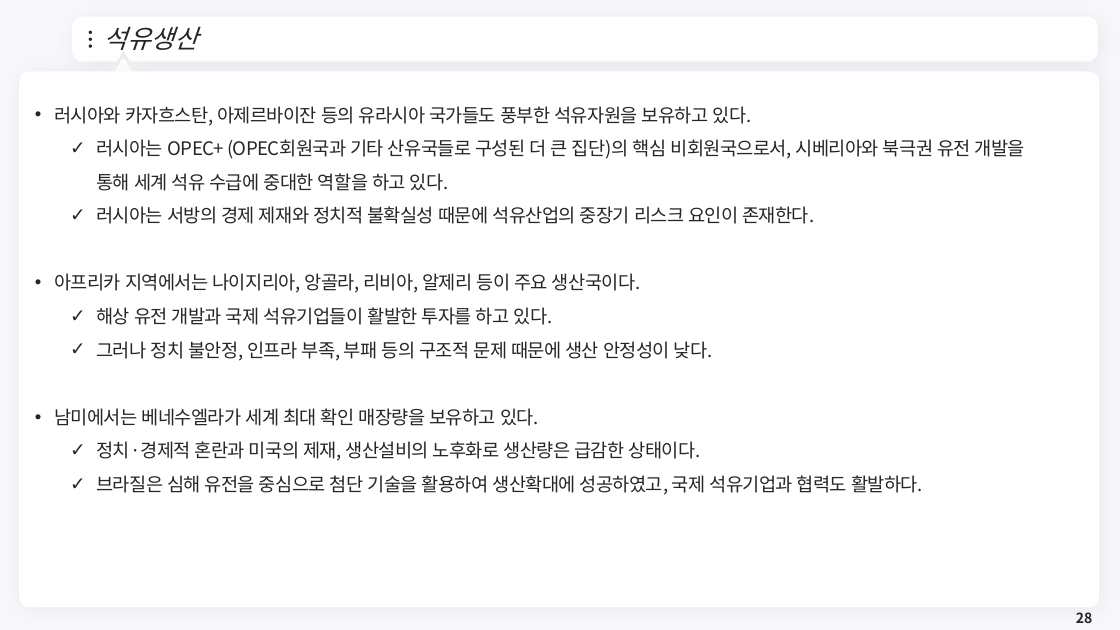
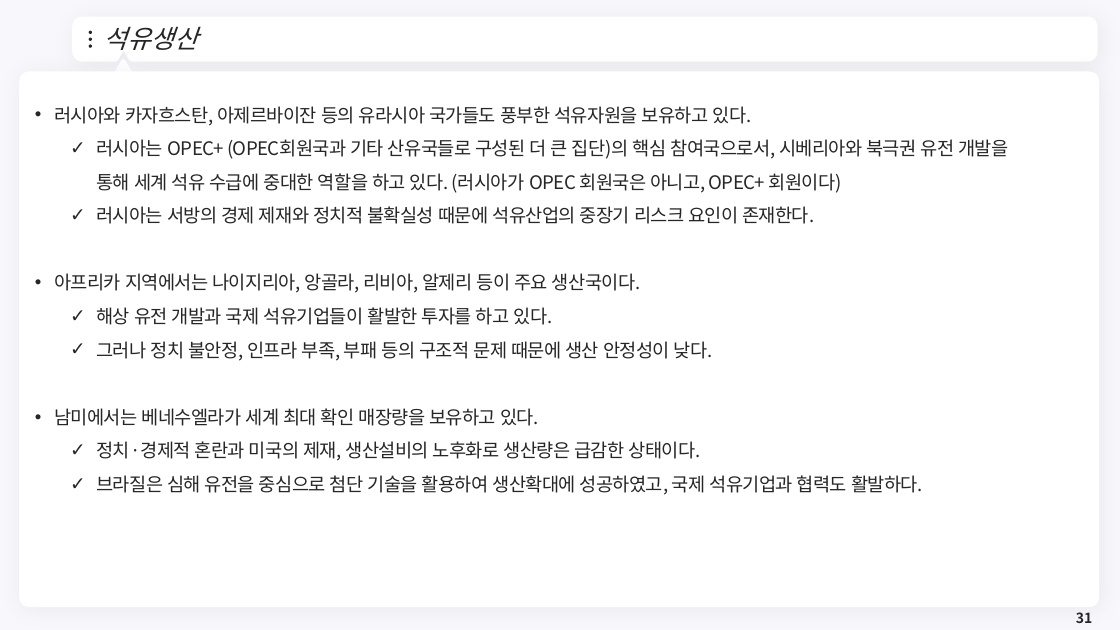
Before and after one commit to meandthey/Teaching, a slide deck: slide 31 of 에너지경제학/자원에너지경제학_Chapter_3 (석유).pptx (slide 28 before the commit). Drawn at 1120x630 pixels with LibreOffice and Linux fonts; fonts in the diff are those of the drawing; background and template pictures are left out. Boxes give left, top, right and bottom in pixels: in the first picture for what was removed or moved away, otherwise in the second. Text is boxed around its words. In the diff, an @@ line names an element or a change of style, - is before the commit and + after.

```diff
--- a/에너지경제학/자원에너지경제학_Chapter_3 (석유).pptx
+++ b/에너지경제학/자원에너지경제학_Chapter_3 (석유).pptx
@@ text at (96,139,1008,193): text changed @@
-  ✓ 러시아는 OPEC+ (OPEC회원국과 기타 산유국들로 구성된 더 큰 집단)의 핵심 비회원국으로서, 시베리아와 북극권 유전 개발을 통해 세계 석유 수급에 중대한 역할을 하고 있다.
+  ✓ 러시아는 OPEC+ (OPEC회원국과 기타 산유국들로 구성된 더 큰 집단)의 핵심 참여국으로서, 시베리아와 북극권 유전 개발을 통해 세계 석유 수급에 중대한 역할을 하고 있다. (러시아가 OPEC 회원국은 아니고, OPEC+ 회원이다)
@@ page number at (1076,612,1092,623): text changed @@
-28
+31
```
Also in this commit, not shown: 7 other slides changed, 3 slides added, 5 other files.
